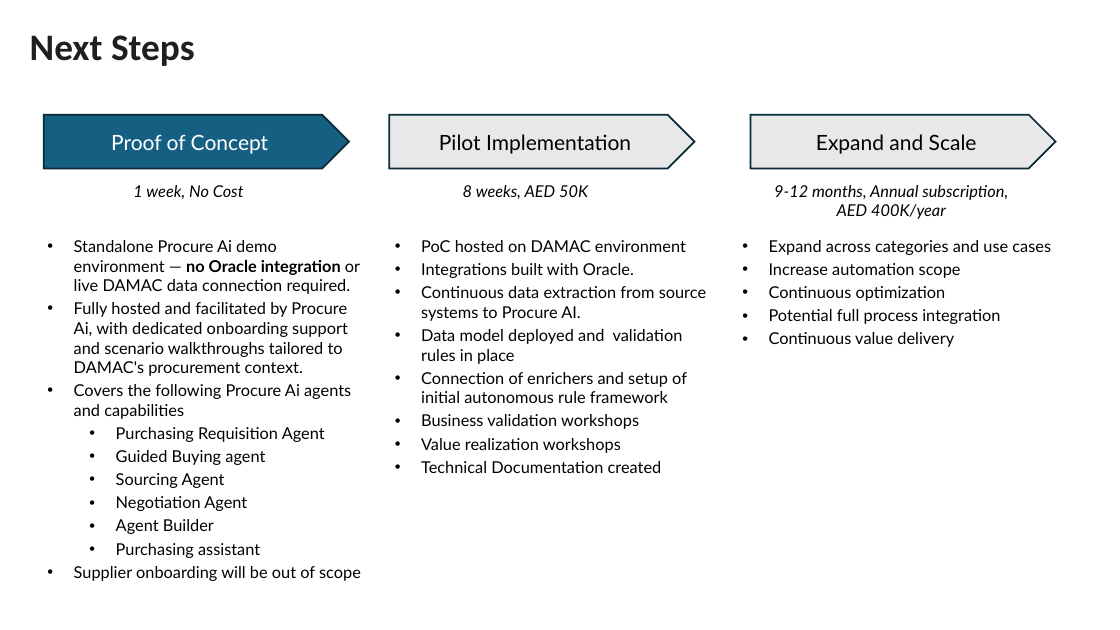
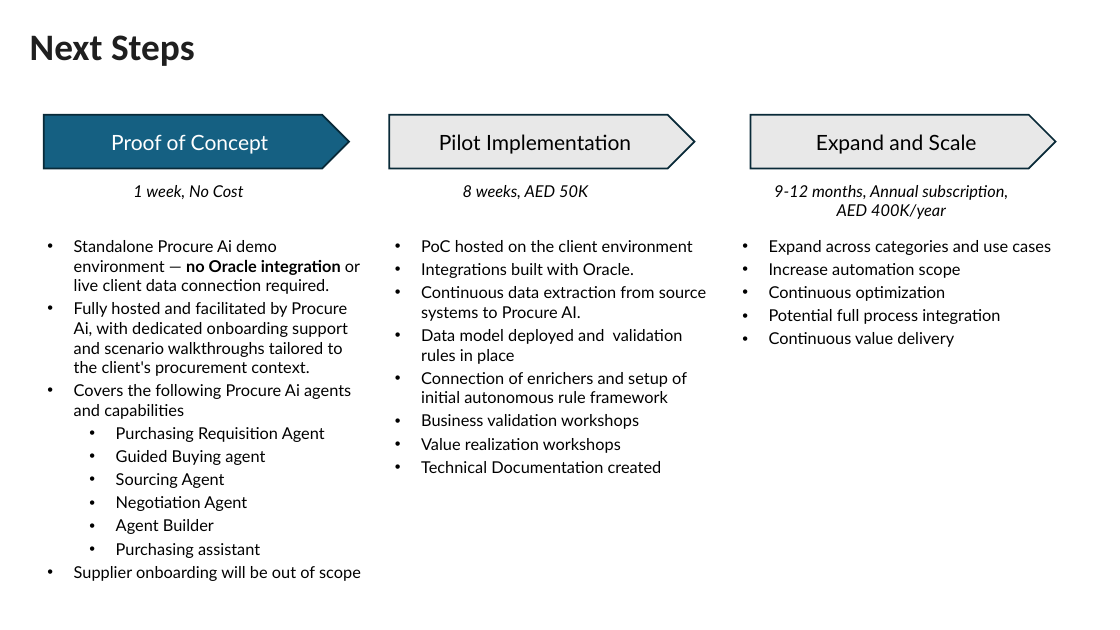
Before and after one commit to SatishJag/PROCUREMENTPLATFORM, a slide deck: slide 7 of Procure.AI.pptx. Drawn at 1120x630 pixels with LibreOffice and Linux fonts; fonts in the diff are those of the drawing. Boxes give left, top, right and bottom in pixels: in the first picture for what was removed or moved away, otherwise in the second. Text is boxed around its words. In the diff, an @@ line names an element or a change of style, - is before the commit and + after.

```diff
--- a/Procure.AI.pptx
+++ b/Procure.AI.pptx
@@ text at (x1=74, y1=240, x2=360, y2=376): text changed @@
-• Standalone Procure Ai demo environment — no Oracle integration or live DAMAC data connection required.
-• Fully hosted and facilitated by Procure Ai, with dedicated onboarding support and scenario walkthroughs tailored to DAMAC's procurement context.
+• Standalone Procure Ai demo environment — no Oracle integration or live client data connection required.
+• Fully hosted and facilitated by Procure Ai, with dedicated onboarding support and scenario walkthroughs tailored to the client's procurement context.
@@ text at (x1=421, y1=240, x2=693, y2=252): text changed @@
-• PoC hosted on DAMAC environment
+• PoC hosted on the client environment
```
